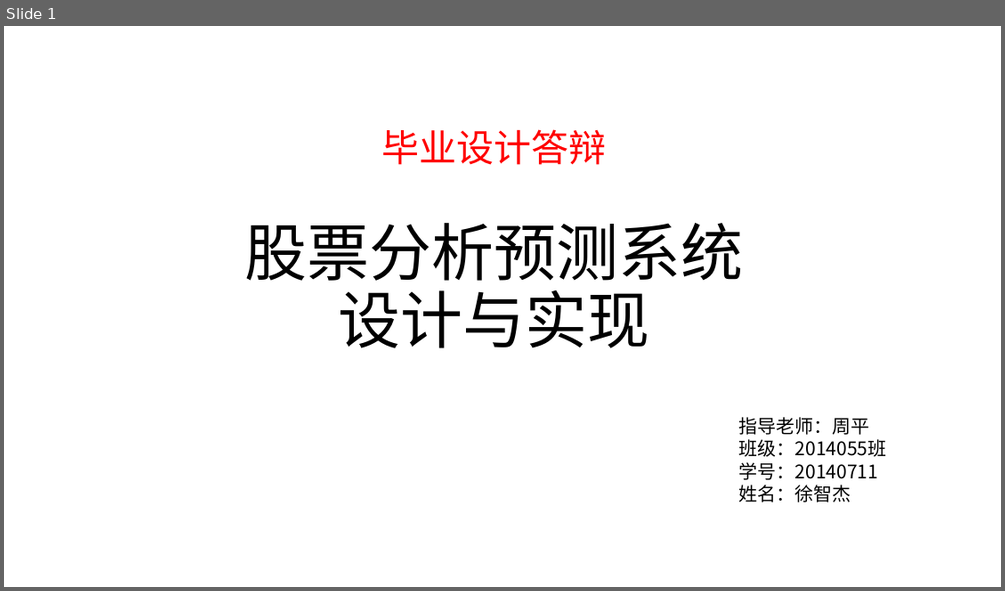
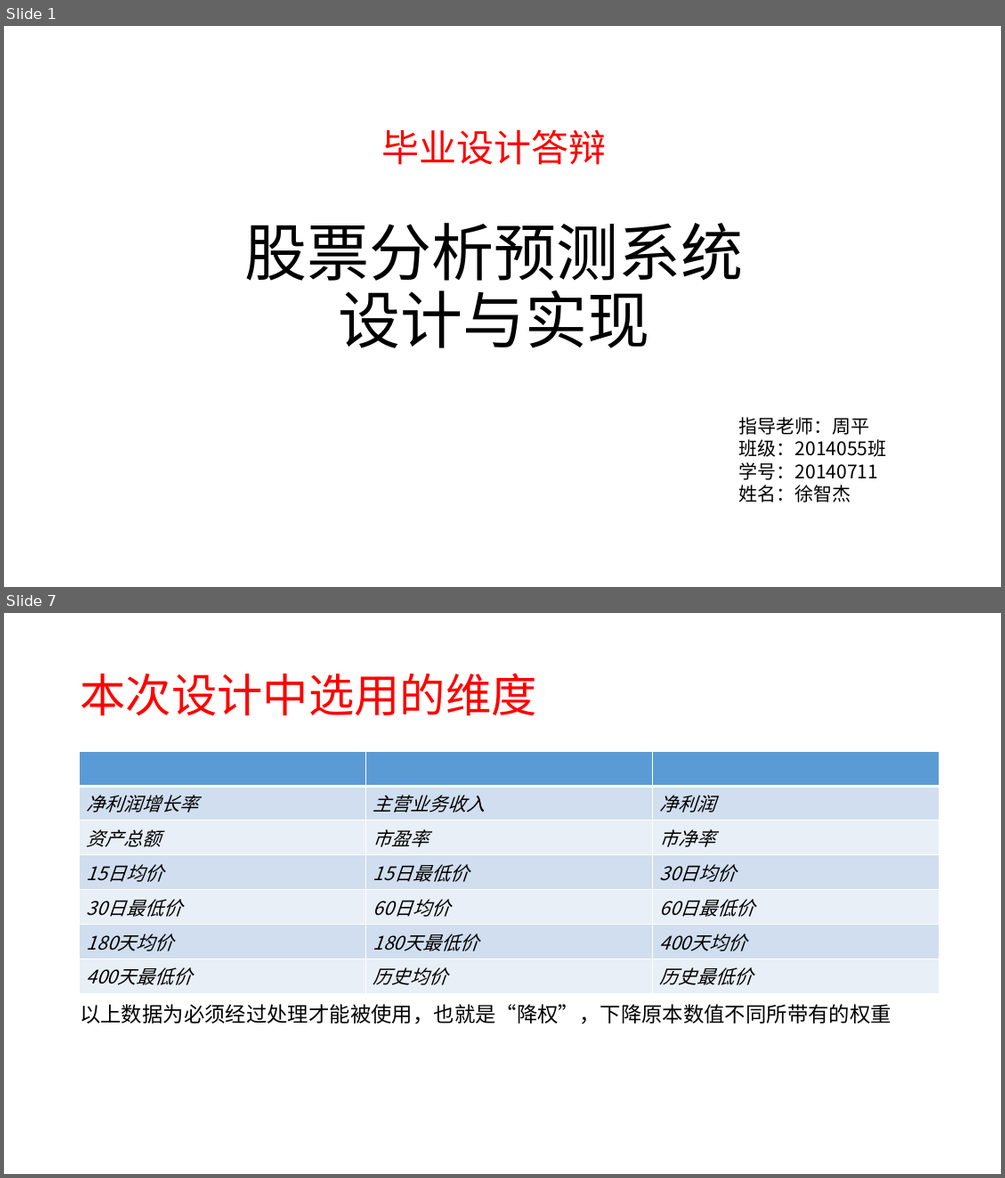
Before and after one commit to xuzj157/StockSyn, a slide deck: doc/股票分析预测系统.pptx. Shown one above the other, each under a label of ours: slide 1 before the commit, slides 1 and 7 after it; the slides between them are not shown. The pictures are 1005x591 and 1005x1178 pixels, drawn with LibreOffice and Linux fonts; fonts in the diff are those of the drawing. Boxes give left, top, right and bottom in pixels: in the first picture for what was removed or moved away, otherwise in the second. Text is boxed around its words. In the diff, an @@ line names an element or a change of style, - is before the commit and + after.

```diff
--- a/doc/股票分析预测系统.pptx
+++ b/doc/股票分析预测系统.pptx
@@ slide 7 added at (4, 613, 1001, 1174), background #FFFFFF @@
@@ title added at (80, 673, 537, 715), 44 pt, text #FF0000 @@
+本次设计中选用的维度
@@ table added at (79, 751, 938, 989), 7 rows, 3 columns @@
+ |  | 
+净利润增长率 | 主营业务收入 | 净利润
+资产总额 | 市盈率 | 市净率
+15日均价 | 15日最低价 | 30日均价
+30日最低价 | 60日均价 | 60日最低价
+180天均价 | 180天最低价 | 400天均价
+400天最低价 | 历史均价 | 历史最低价
@@ text added at (80, 1004, 891, 1024), 20 pt, text #000000 @@
+以上数据为必须经过处理才能被使用，也就是“降权”，下降原本数值不同所带有的权重
```
Also in this commit, not shown: 2 slides changed, 5 other slides added, 7 other files.
